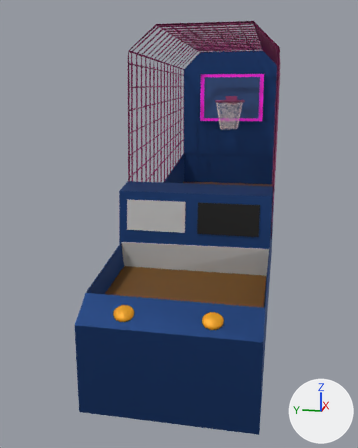
The Blender file machine+hoop.blend, before and after one commit.
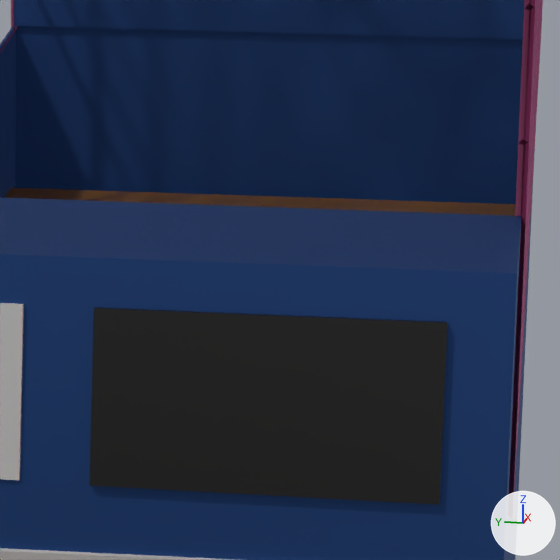
Old and new are each drawn whole from a 50 mm lens placed at (-7.99, -1.06, 3.38), pointed at (-0.41, 0.45, 1.49) and again close up on the part from 51% to 78% of the width and 33% to 55% of the height. The lights are fixed; the arrows at lower right show +X, +Y and +Z. The first two pictures are the older version.

Script lines for the objects in view, before the commit:
```python
me_plane_003 = bpy.data.meshes.new('Plane.003')
me_plane_003.from_pydata(...)  # 12 vertices, 7 faces; spans x 0.95..1.0, y -1.0..1.0, z 2.27..4.4
me_plane_003.materials.append(mat_material_001)  # blue #2e4e85
me_plane_011 = bpy.data.meshes.new('Plane.011')
me_plane_011.from_pydata([(-0.51, -0.97, 0.94), (-0.53, 0.97, 0.95), (-0.55, -1.0, 1.54), (-0.55, 1.0, 1.51)], [], [(1, 0, 2, 3)])
me_plane_011.materials.append(mat_material_009)  # grey #bcbcbc
me_plane_012 = bpy.data.meshes.new('Plane.012')
me_plane_012.from_pydata([(0.95, 1.0, 1.49), (0.95, -1.0, 1.49), (-0.51, -0.97, 1.08), (-0.53, 0.97, 1.1)], [], [(1, 2, 3, 0)])
me_plane_012.materials.append(mat_material_008)  # brown #6c4610
ob_backboard = bpy.data.objects.new('Backboard', me_plane_003)
ob_backboard.location = (0.0, 0.0, 0.0)
ob_backboard.scale = (3.08, 1.0, 1.0)
_m = ob_backboard.modifiers.new('Solidify', 'SOLIDIFY')
_m.offset = 1.0
ob_ramp = bpy.data.objects.new('Ramp', me_plane_012)
ob_ramp.location = (-0.929, 0.0, 0.0)
ob_ramp.rotation_euler = (0.0, -0.0438, 0.0)  # degrees (0, -2.5, 0)
ob_ramp.scale = (4.01, 1.0, 1.0)
_m = ob_ramp.modifiers.new('Solidify', 'SOLIDIFY')
_m.offset = 1.0
ob_separate = bpy.data.objects.new('Separate', me_plane_011)
ob_separate.location = (0.0, 0.0, 0.002)
ob_separate.scale = (3.08, 1.0, 1.0)
_m = ob_separate.modifiers.new('Solidify', 'SOLIDIFY')
_m.offset = 1.0
# also in view: 'Score' at (-1.66, 0.52, 1.89); 'Timer' at (-1.69, -0.45, 1.89); 'Cage' at (0.79, 0.0, 2.99); 'Arcade' at (-0.14, 0.01, 1.14)
```
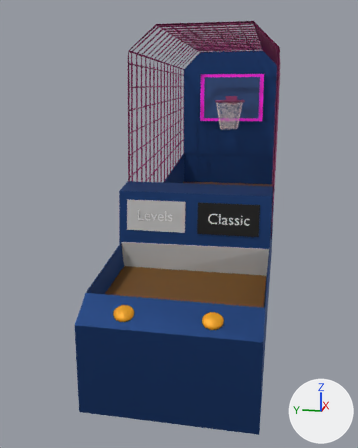
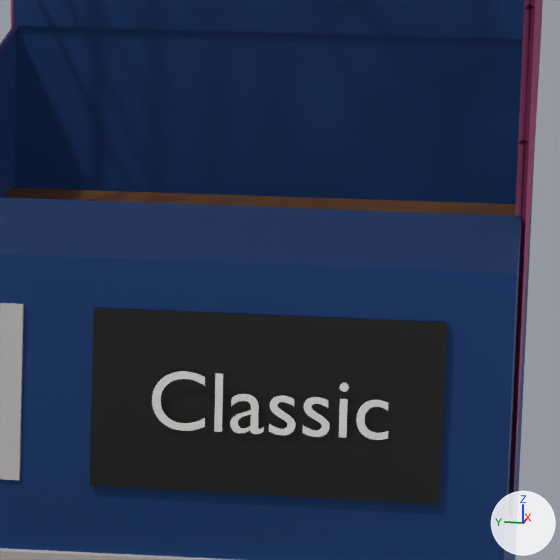
Location of each change, (x1, y1, x2, y2) in pixels of the close-ups (560 x 560 px):
'Text_Classic', added
    after: (152, 371, 388, 440)

The change, as a list of edits to the scene's bpy script:
```text
Add mat_material_006:
    mat_material_006 = principled_material('Material.006')
    mat_material_006.base_color = (0.8, 0.8, 0.8)  # white #e7e7e7
Add txt_text_002:
    txt_text_002 = bpy.data.curves.new('Text.002', 'FONT')
    txt_text_002.body = 'Classic'
    txt_text_002.materials.append(mat_material_006)  # white #e7e7e7
    txt_text_002.align_x = 'CENTER'
    txt_text_002.align_y = 'CENTER'
Add ob_text_classic:
    ob_text_classic = bpy.data.objects.new('Text_Classic', txt_text_002)
    ob_text_classic.location = (-1.718, -0.465, 1.895)
    ob_text_classic.rotation_euler = (1.571, 0.0, -1.571)  # degrees (90, 0, -90)
    ob_text_classic.scale = (0.2, 0.2, 1.0)
```
